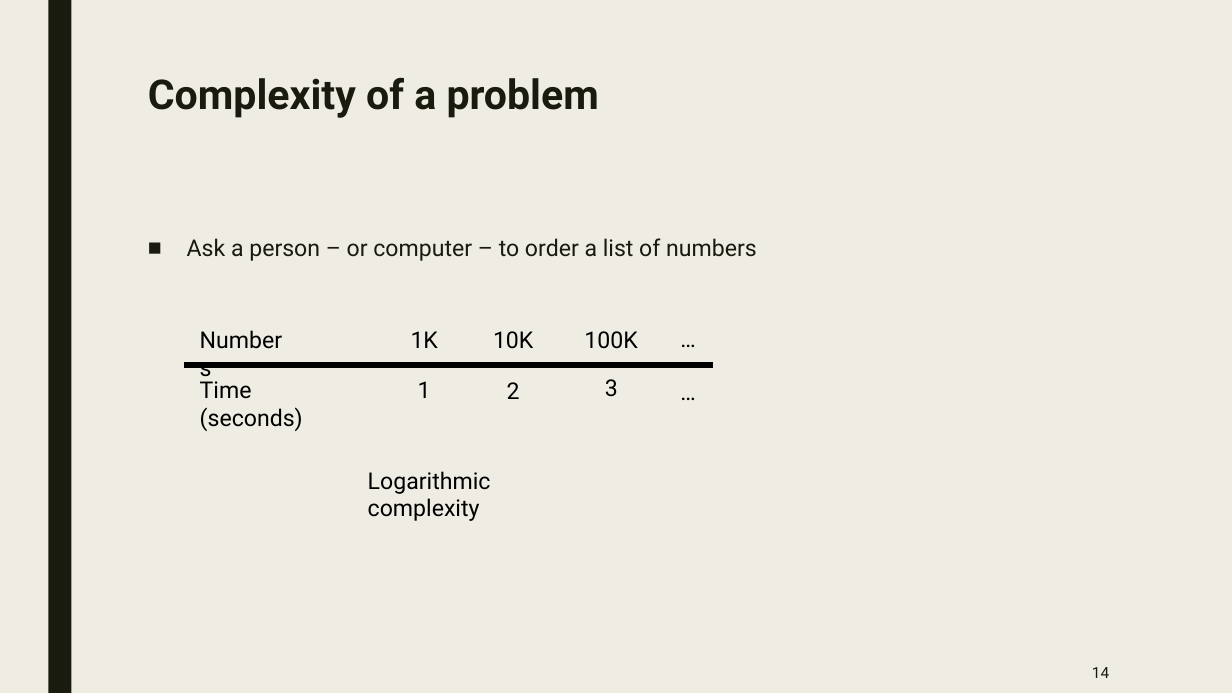
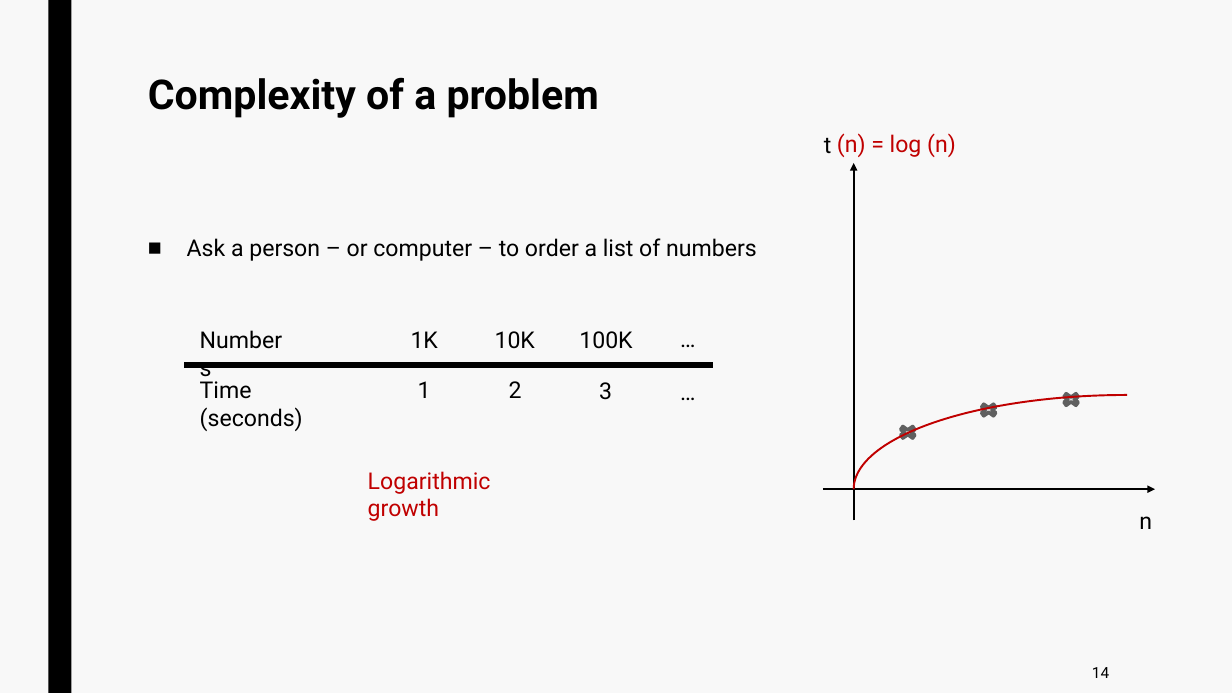
Before and after one commit to jurtasun/presentations, a slide deck: slide 13 of 202306_LMS_Complexity/202306_LMS_Complexity.ppt. Drawn at 1232x693 pixels with LibreOffice and Linux fonts; fonts in the diff are those of the drawing. Boxes give left, top, right and bottom in pixels: in the first picture for what was removed or moved away, otherwise in the second. Text is boxed around its words. In the diff, an @@ line names an element or a change of style, - is before the commit and + after.

```diff
--- a/202306_LMS_Complexity/202306_LMS_Complexity.ppt
+++ b/202306_LMS_Complexity/202306_LMS_Complexity.ppt
@@ background #EFEDE3 to #F8F8F8 @@
@@ rectangle at (48, 0, 71, 693): fill #191B0E to #000000 @@
@@ text colour #191B0E to #000000 in 3 elements at (187, 238, 757, 261), (1092, 667, 1109, 678), (148, 77, 599, 118) @@
@@ text added at (824, 137, 832, 153), 18 pt, text #000000 @@
+t
@@ text added at (837, 133, 956, 157), 18 pt, text #C00000 @@
+(n) = log (n)
@@ arrow added from (854, 520) to (854, 163), #000000 1.5 pt @@
@@ text "100K": place and size @@
-text "100K" at (584, 331, 637, 349)
+text "100K" at (579, 331, 632, 349)
@@ text "3": place and size @@
-text "3" at (605, 379, 618, 397)
+text "3" at (599, 382, 612, 400)
@@ arc (boxed as its full ellipse) added at (854, 395, 1232, 583), outline #C00000 1.5 pt @@
@@ cross added at (977, 402, 1000, 419), fill #DDDDDD, outline #616161 2.75 pt @@
@@ cross added at (1060, 392, 1083, 409), fill #DDDDDD, outline #616161 2.75 pt @@
@@ cross added at (897, 424, 920, 441), fill #DDDDDD, outline #616161 2.75 pt @@
@@ text at (368, 471, 491, 521): text changed; text colour #000000 to #C00000 @@
-Logarithmic complexity
+Logarithmic growth
@@ arrow added from (823, 489) to (1155, 489), #000000 1.5 pt @@
@@ text added at (1139, 516, 1152, 529), 18 pt, text #000000 @@
+n
```
Also in this commit, not shown: 40 other slides changed.
